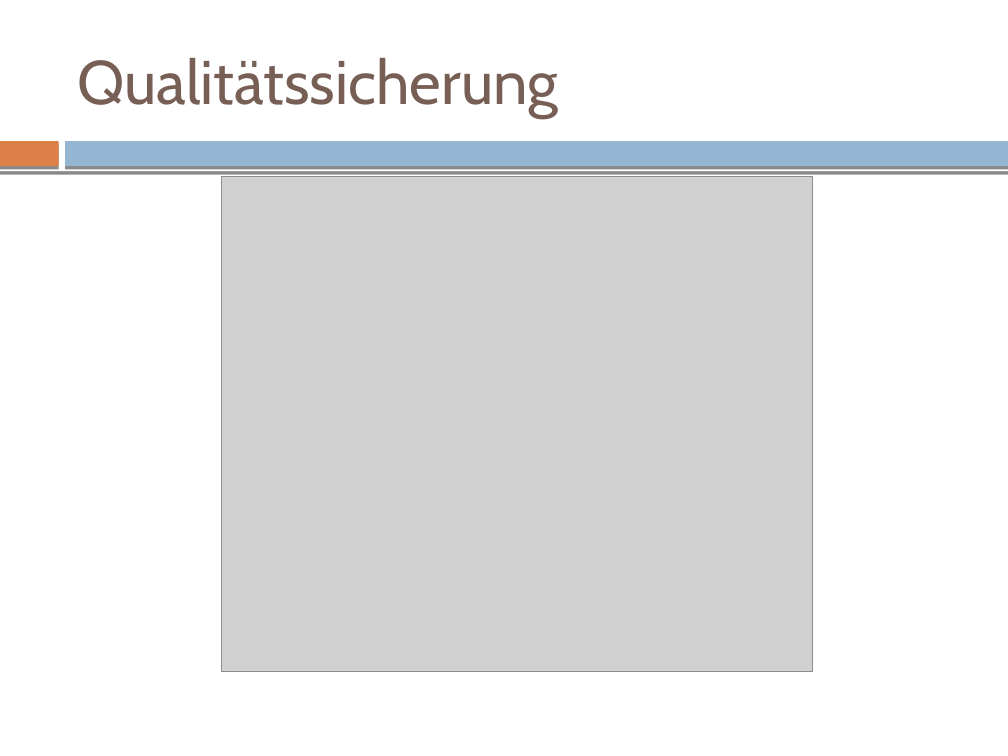
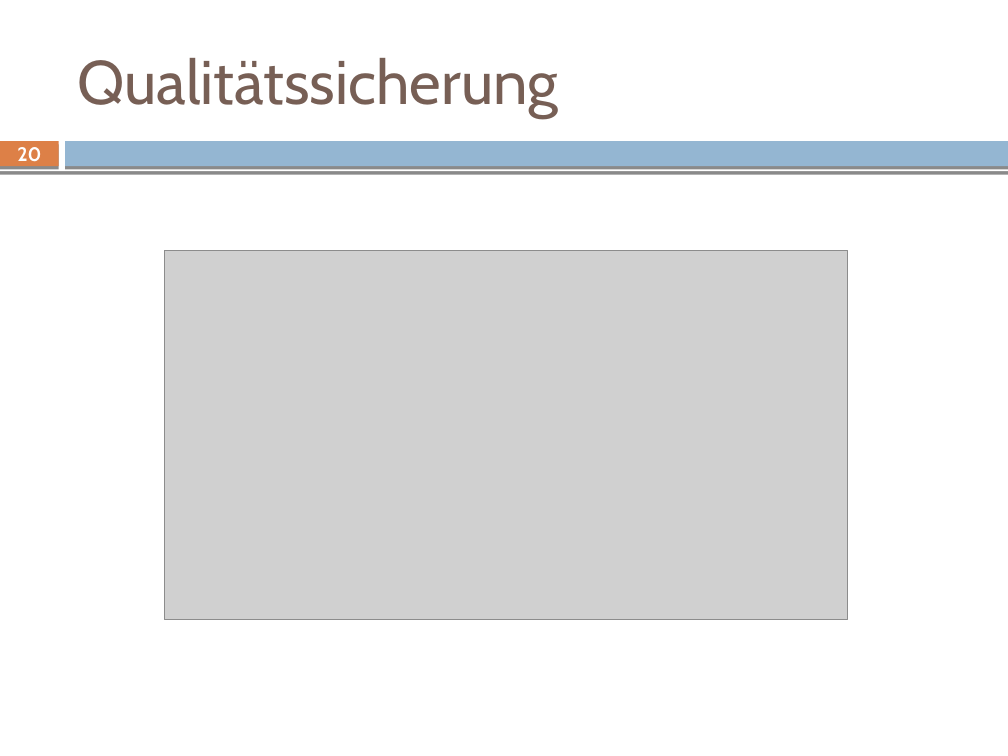
Before and after one commit to mvw/Wilddiebe10, a slide deck: slide 20 of keynote/keynote.odp (slide 27 before the commit). Drawn at 1008x756 pixels with LibreOffice and Linux fonts; fonts in the diff are those of the drawing; grey boxes stand for pictures. Boxes give left, top, right and bottom in pixels: in the first picture for what was removed or moved away, otherwise in the second. Text is boxed around its words. In the diff, an @@ line names an element or a change of style, - is before the commit and + after.

```diff
--- a/keynote/keynote.odp
+++ b/keynote/keynote.odp
@@ page number added at (17, 147, 41, 167), 14 pt, text #FFFFFF, bold @@
+20
@@ picture: place and size @@
-picture at (221, 176, 812, 672)
+picture at (164, 250, 848, 620)
```
Also in this commit, not shown: 29 slides added, 3 slides removed, 2 other files.
